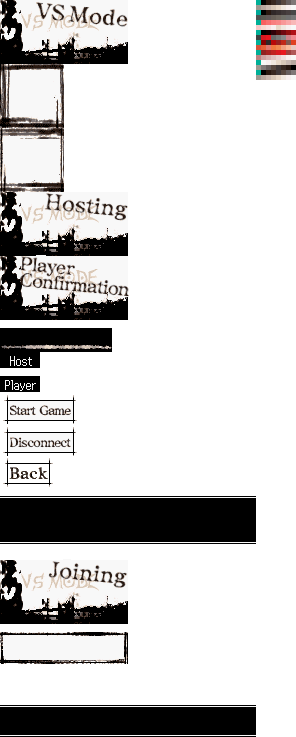
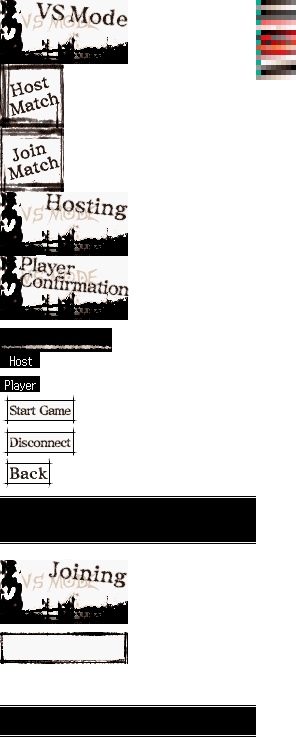
Two versions of the same layered image (w=296, h=737). Layer-by-layer changes:
added layer "Host/Player" (1st of 2) above "VS Mode" over [6, 77, 60, 488]
